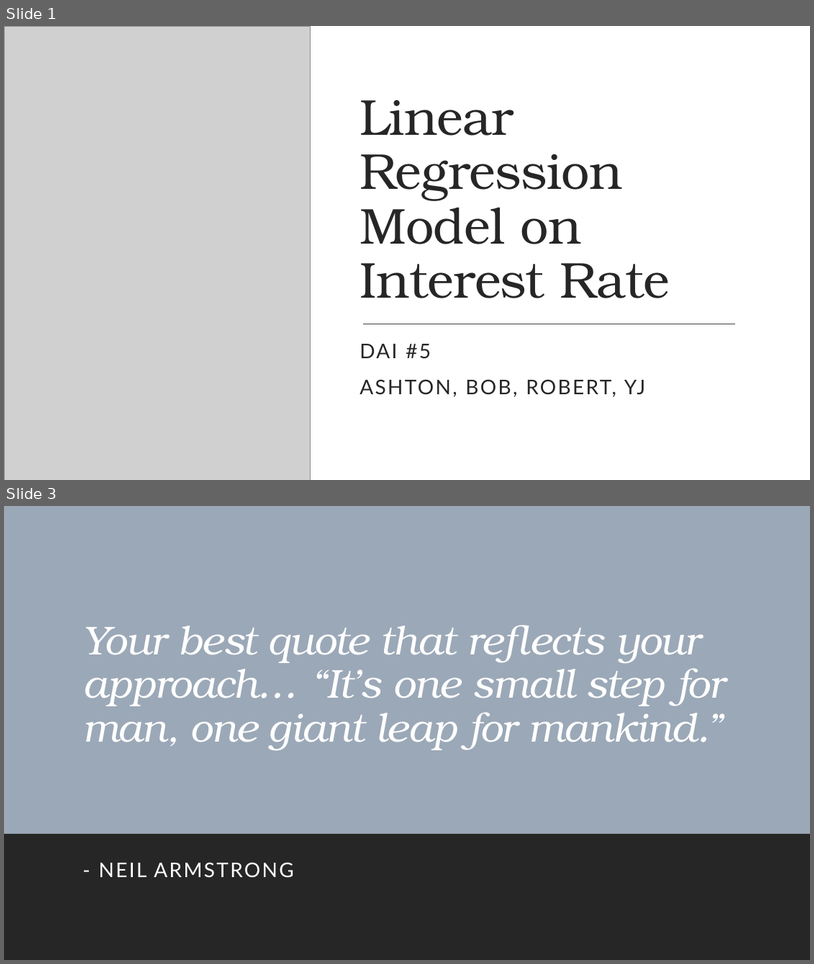
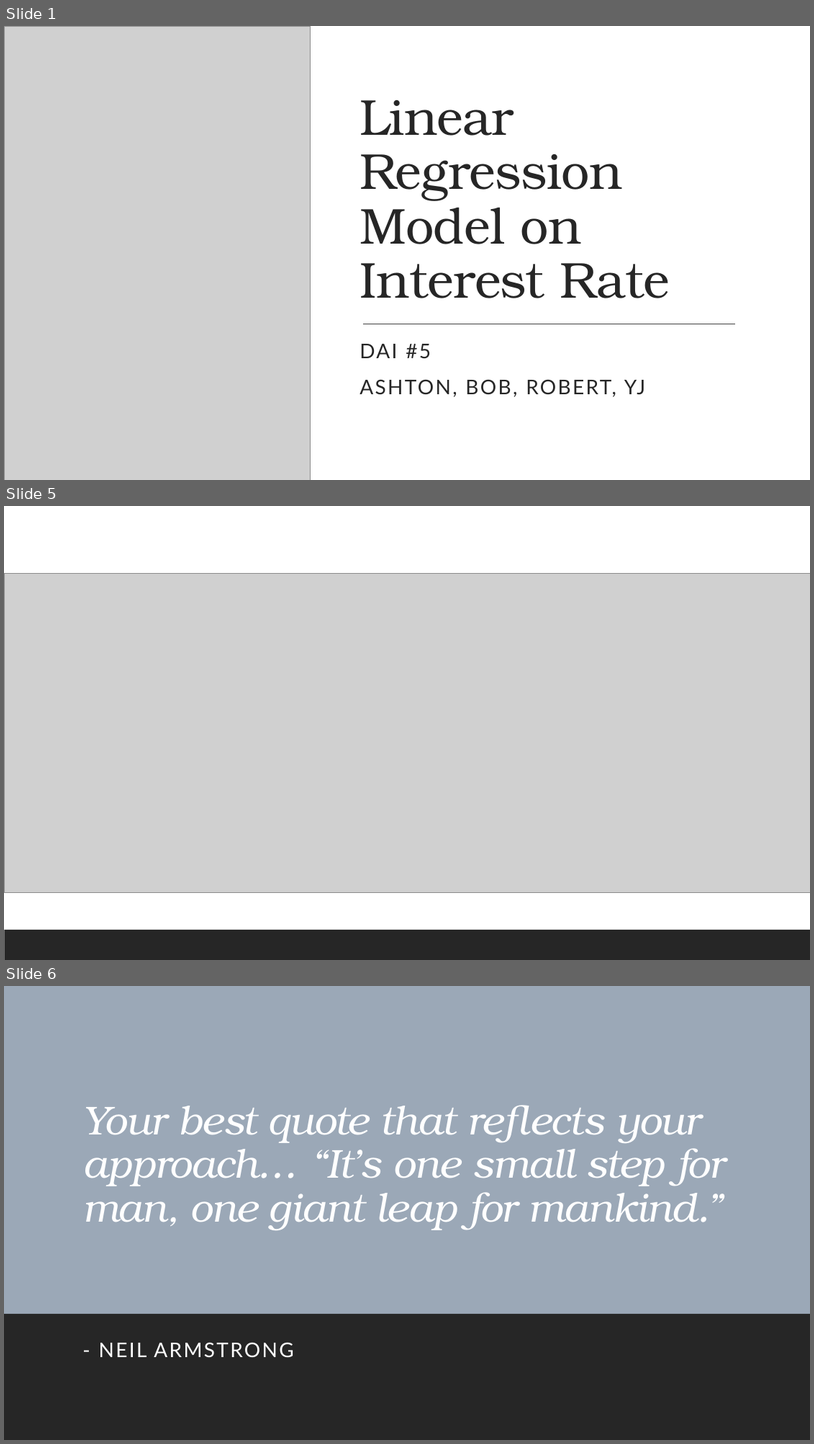
Before and after one commit to wolfman1986/Build_a_Linear_Regression_Model, a slide deck: data/interest_rate.pptx. Shown one above the other, each under a label of ours: slides 1 and 3 before the commit, slides 1, 5 and 6 after it; the slides between them are not shown. The pictures are 814x964 and 814x1444 pixels, drawn with LibreOffice and Linux fonts; fonts in the diff are those of the drawing; grey boxes stand for pictures. Boxes give left, top, right and bottom in pixels: in the first picture for what was removed or moved away, otherwise in the second. Text is boxed around its words. In the diff, an @@ line names an element or a change of style, - is before the commit and + after.

Commit message:
Created images folder and powerpoint presentation

```diff
--- a/data/interest_rate.pptx
+++ b/data/interest_rate.pptx
@@ slide 5 added at <box>4,506,810,960</box>, background #FFFFFF; not listed: 1 template element that a slide beside it also shows @@
@@ picture added at <box>4,573,810,893</box> @@
@@ title added at <box>167,572,652,574</box>, 47 pt, text #404040 @@
+Steps To Build Our Model
@@ what was slide 3 is now slide 6 @@
```
Also in this commit, not shown: 3 other slides added, 1 slide removed, 2 other files.
